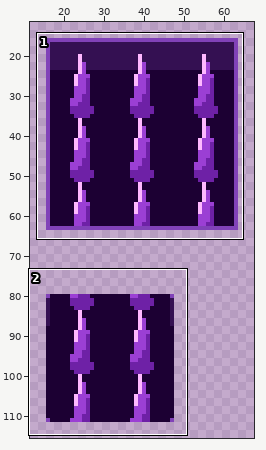
File history of a sprite sheet, Assets/Resources/Tile/Spike/WallSpikeTD.png. Above: a wide view before the commit, with the close-up outlined.
Close-up. Before the edit:
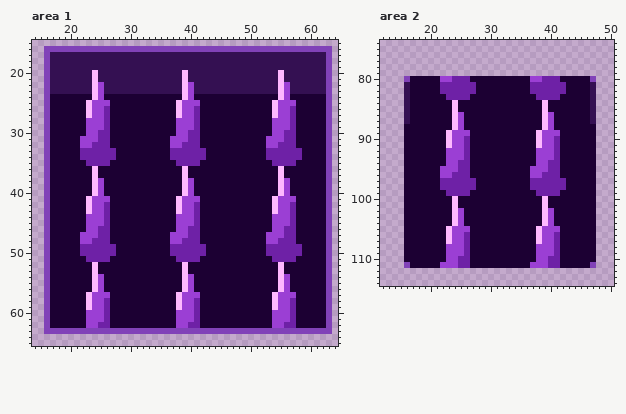
The file is 80x128 pixels. Shown: area 1: x 14..64, y 15..65; area 2: x 12..50, y 74..114. The wide view leaves out empty margins.
And afterwards:
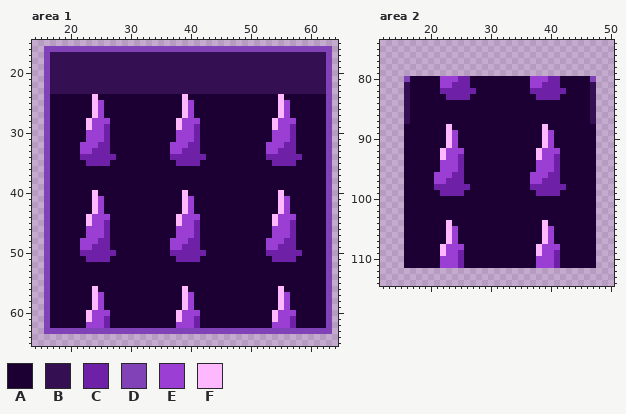
Palette (. is transparent): A #1c0033  B #341052  C #6e21a6  D #8142b8  E #9b3fd4  F #feb8ff
From old to new:
Changed rows in their new state; - is an unchanged pixel.
Area 1:
first column x 22:
20 --B--------------B---------------B---
21 --B--------------B---------------B---
22 --BB-------------BB--------------BB--
23 --BB-------------BB--------------BB--
24 ---A--------------A---------------A--
25 -AF-A-----------AF-A------------AF-A-
26 -AF-A-----------AF-A------------AF-A-
27 -AF-A-----------AF-A------------AF-A-
28 -F--E-----------F--E------------F--E-
29 -F--------------F---------------F----
30 ---E--------------E---------------E--
31 A--E-----------A--E------------A--E--
32 --E--------------E---------------E---
33 EE---A---------EE---A----------EE---A
36 --A--------------A---------------A---
37 --A--------------A---------------A---
38 --AA-------------AA--------------AA--
39 --AA-------------AA--------------AA--
40 ---A--------------A---------------A--
41 -AF-A-----------AF-A------------AF-A-
42 -AF-A-----------AF-A------------AF-A-
43 -AF-A-----------AF-A------------AF-A-
44 -F--E-----------F--E------------F--E-
45 -F--------------F---------------F----
46 ---E--------------E---------------E--
47 A--E-----------A--E------------A--E--
48 --E--------------E---------------E---
49 EE---A---------EE---A----------EE---A
52 --A--------------A---------------A---
53 --A--------------A---------------A---
54 --AA-------------AA--------------AA--
55 --AA-------------AA--------------AA--
56 ---A--------------A---------------A--
57 -AF-A-----------AF-A------------AF-A-
58 -AF-A-----------AF-A------------AF-A-
59 -AF-A-----------AF-A------------AF-A-
60 -F--E-----------F--E------------F--E-
61 -F--------------F---------------F----
62 ---E--------------E---------------E--
Area 2:
first column x 16:
 80 --------E--------------E--------
 81 ------EE---A---------EE---A-----
 84 --------A--------------A--------
 85 --------A--------------A--------
 86 --------AA-------------AA-------
 87 --------AA-------------AA-------
 88 -------FAA--------------A-------
 89 ---------AA-----------AF-A------
 90 ---------AA-----------AF-A------
 91 ---------AA-----------AF-A------
 92 ------F---A-----------F--E------
 93 ------F--CA-----------F---------
 94 ------E---A-------------E-------
 95 ----------A----------A--E-------
 96 -----E----A------------E--------
 97 -----EE---AA---------EE---A-----
 98 -----C-----A--------------------
 99 ------C---A---------------------
100 --------A--------------A--------
101 --------A--------------A--------
102 --------AA-------------AA-------
103 --------AA-------------AA-------
104 -------FAA--------------A-------
105 ---------AA-----------AF-A------
106 ---------AA-----------AF-A------
107 ---------AA-----------AF-A------
108 ------F---A-----------F--E------
109 ------F--CA-----------F---------
110 ------E---A-------------E-------
111 A---------A----------A--E------A
Where, in picture pixels (left, top, right, bottom), the same in both close-ups:
changed: (80, 70, 116, 328)
changed: (170, 70, 206, 328)
changed: (266, 70, 302, 328)
changed: (434, 76, 476, 268)
changed: (530, 76, 566, 268)
changed: (404, 262, 410, 268)
changed: (590, 262, 596, 268)
